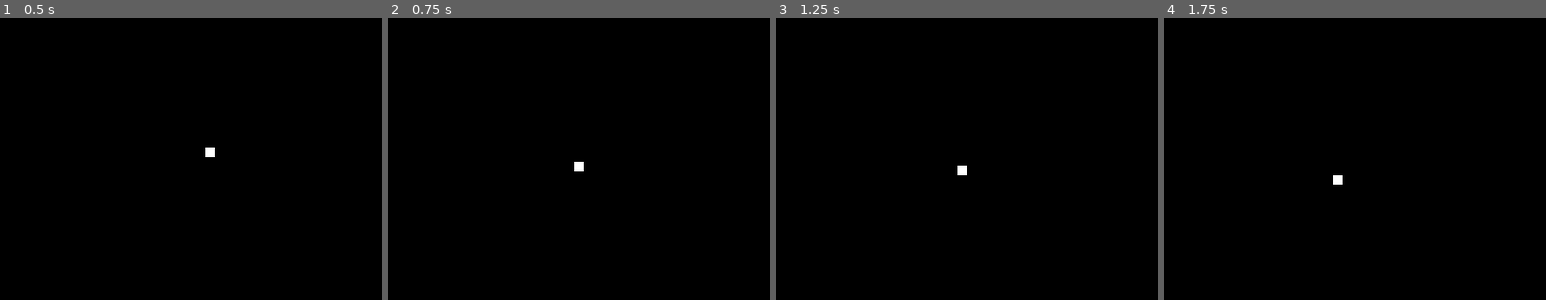
Above: before the commit, frames 1-4 (left to right).
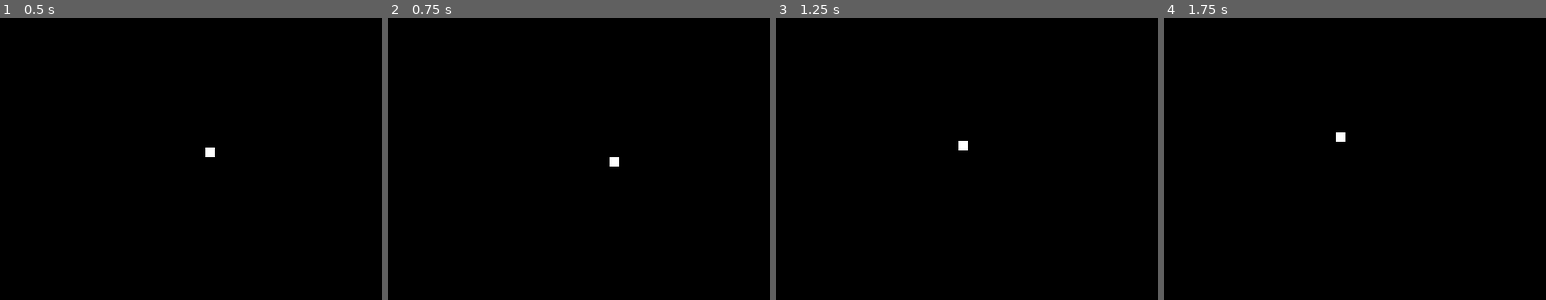
Above: after the commit, the same moments.

Repository: emersonmx/ten-godot-games
Game: Godot game, scene res://scenes/game.tscn
Two runs of this game, one before a commit and one after it. Both use one fixed random seed, a clock stepped at 60 frames per second and the inputs below.
Inputs:
- Up to frame 1 (0.5 s): no input
- Up to frame 2 (0.75 s): tap Enter at 0.5 s; hold R from 0.53 s (still down)
- Up to frame 3 (1.25 s): keep holding R
- Up to frame 4 (1.75 s): release R at 1.28 s; tap R at 1.35 s
The pictures show only the part of the screen within x 22-72%, y 26-76%; the shares and areas given below are measured in that part.

Frame 1 is identical in both runs. In frame 2, 0.2% of the frame differs, in the area x 48-61%, y 49-55%; in frame 3, 0.2%; in frame 4, 0.2%.

Commit message:
Fix bug when ball is squashed

Diff:
--- a/pong/objects/ball.gd
+++ b/pong/objects/ball.gd
@@ -14,11 +14,12 @@
 var is_in_fast_mode = false setget is_in_fast_mode_set
 var fast_mode_speed = 0
 
-var collision_count = 0
-
 func is_in_fast_mode_set(value):
     fast_mode_speed = fast_mode_max_speed
     is_in_fast_mode = value
+
+func is_squashed():
+    return $top_sensor.get_overlapping_bodies() and $bottom_sensor.get_overlapping_bodies()
 
 func reset():
     position = initial_position
@@ -30,7 +31,6 @@
     randomize()
     var dir = -1 if randi() % 2 == 0 else 1
     direction = Vector2(dir, rand_range(-1, 1)).normalized()
-    direction = Vector2(-1, 0.75)
 
 func _ready():
     initial_position = position
@@ -41,7 +41,6 @@
     var velocity = direction * current_speed * delta
     var collision = move_and_collide(velocity)
     if not collision:
-        collision_count = 0
         return
 
     var collider = collision.collider
@@ -53,10 +52,10 @@
     else:
         direction = direction.bounce(collision.normal).normalized()
 
-    collision_count = clamp(collision_count + 1, 0, 2)
-    if collision_count > 1:
-        emit_signal('squashed', self)
-        return
+    if is_squashed():
+        var top_collider = $top_sensor.get_overlapping_bodies().front()
+        var bottom_collider = $bottom_sensor.get_overlapping_bodies().front()
+        emit_signal('squashed', top_collider, bottom_collider)
 
     speed += speed_step
     speed = int(clamp(speed, min_speed, max_speed))
--- a/pong/objects/ball.tscn
+++ b/pong/objects/ball.tscn
@@ -1,10 +1,16 @@
-[gd_scene load_steps=4 format=2]
+[gd_scene load_steps=6 format=2]
 
 [ext_resource path="res://objects/ball.png" type="Texture" id=1]
 [ext_resource path="res://objects/ball.gd" type="Script" id=2]
 
 [sub_resource type="RectangleShape2D" id=1]
 extents = Vector2( 5, 5 )
+
+[sub_resource type="RectangleShape2D" id=2]
+extents = Vector2( 5, 1 )
+
+[sub_resource type="RectangleShape2D" id=3]
+extents = Vector2( 5, 1 )
 
 [node name="ball" type="KinematicBody2D" groups=[
 "ball",
@@ -18,3 +24,15 @@
 [node name="sprite" type="Sprite" parent="."]
 scale = Vector2( 10, 10 )
 texture = ExtResource( 1 )
+
+[node name="top_sensor" type="Area2D" parent="."]
+position = Vector2( 0, -6 )
+
+[node name="collision" type="CollisionShape2D" parent="top_sensor"]
+shape = SubResource( 2 )
+
+[node name="bottom_sensor" type="Area2D" parent="."]
+position = Vector2( 0, 6 )
+
+[node name="collision" type="CollisionShape2D" parent="bottom_sensor"]
+shape = SubResource( 3 )
--- a/pong/paddle/paddle.gd
+++ b/pong/objects/paddle.gd
@@ -13,6 +13,7 @@
 var up_pressed = 0
 var down_pressed = 0
 var direction = Vector2.ZERO
+var stunned = false
 
 func player_index_set(value):
     player_index = value
@@ -33,6 +34,9 @@
     pass
 
 func _input(event):
+    if stunned:
+        return
+
     if event.is_action_pressed(up_action_name):
         up_pressed = 1
     if event.is_action_released(up_action_name):
--- a/pong/paddle/paddle.tscn
+++ b/pong/objects/paddle.tscn
@@ -1,7 +1,7 @@
 [gd_scene load_steps=4 format=2]
 
-[ext_resource path="res://paddle/paddle.gd" type="Script" id=1]
-[ext_resource path="res://paddle/paddle.png" type="Texture" id=2]
+[ext_resource path="res://objects/paddle.gd" type="Script" id=1]
+[ext_resource path="res://objects/paddle.png" type="Texture" id=2]
 
 [sub_resource type="RectangleShape2D" id=1]
 extents = Vector2( 10, 40 )
@@ -10,6 +10,10 @@
 "paddle",
 ]]
 script = ExtResource( 1 )
+player_index = 1
+up_action_name = ""
+down_action_name = ""
+move_speed = 300
 
 [node name="collision" type="CollisionShape2D" parent="."]
 shape = SubResource( 1 )
--- a/pong/scenes/game.gd
+++ b/pong/scenes/game.gd
@@ -12,7 +12,6 @@
         $ball.reset()
         $ball.play()
 
-
 func _on_ball_leaves_play_area(body):
     if not body.is_in_group('ball'):
         return
@@ -22,3 +21,19 @@
     yield(play_timer, 'timeout')
     $ball.reset()
     $ball.play()
+
+func _on_ball_squashed(top_collider, bottom_collider):
+    var squashed_timer = $squashed_timer
+    if not squashed_timer.is_stopped():
+        return
+
+    var dir = 1 if top_collider.position.y - bottom_collider.position.y > 0 else -1
+    var paddle = top_collider if top_collider.is_in_group('paddle') else bottom_collider
+    paddle.direction.y = dir
+    paddle.stunned = true
+
+    squashed_timer.stop()
+    squashed_timer.start()
+    yield(squashed_timer, 'timeout')
+
+    paddle.stunned = false
--- a/pong/scenes/game.tscn
+++ b/pong/scenes/game.tscn
@@ -1,6 +1,6 @@
 [gd_scene load_steps=6 format=2]
 
-[ext_resource path="res://paddle/paddle.tscn" type="PackedScene" id=1]
+[ext_resource path="res://objects/paddle.tscn" type="PackedScene" id=1]
 [ext_resource path="res://objects/wall.tscn" type="PackedScene" id=2]
 [ext_resource path="res://objects/ball.tscn" type="PackedScene" id=3]
 [ext_resource path="res://scenes/game.gd" type="Script" id=4]
@@ -29,9 +29,14 @@
 [node name="ball" parent="." instance=ExtResource( 3 )]
 position = Vector2( 400, 300 )
 
+[node name="play_area" parent="." instance=ExtResource( 5 )]
+position = Vector2( 400, 300 )
+
+[node name="squashed_timer" type="Timer" parent="."]
+wait_time = 0.1
+one_shot = true
+
 [node name="play_timer" type="Timer" parent="."]
 one_shot = true
-
-[node name="play_area" parent="." instance=ExtResource( 5 )]
-position = Vector2( 400, 300 )
+[connection signal="squashed" from="ball" to="." method="_on_ball_squashed"]
 [connection signal="body_exited" from="play_area" to="." method="_on_ball_leaves_play_area"]
Renamed: pong/paddle/paddle.png -> pong/objects/paddle.png
Not shown, changed: pong/objects/paddle.png.import
